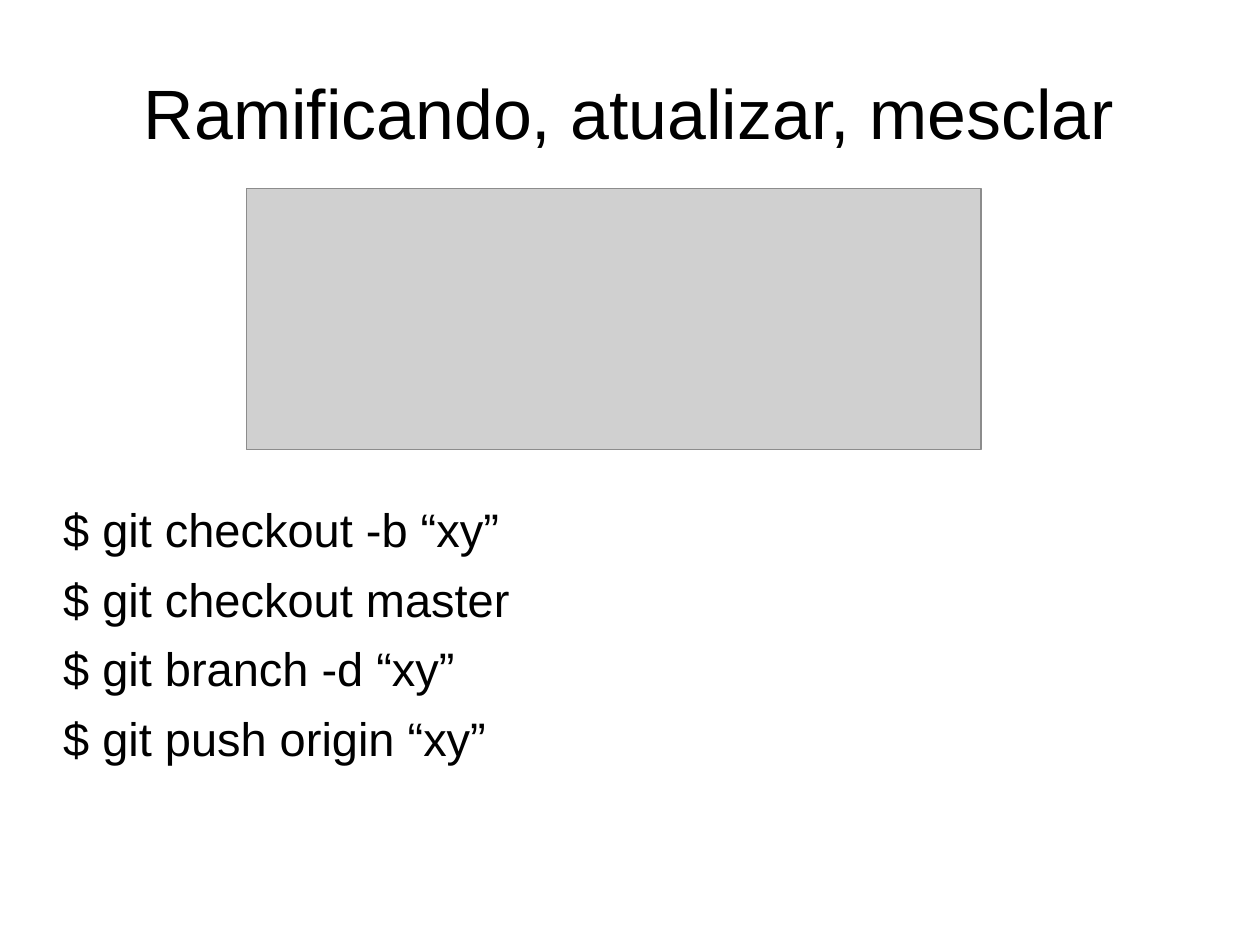
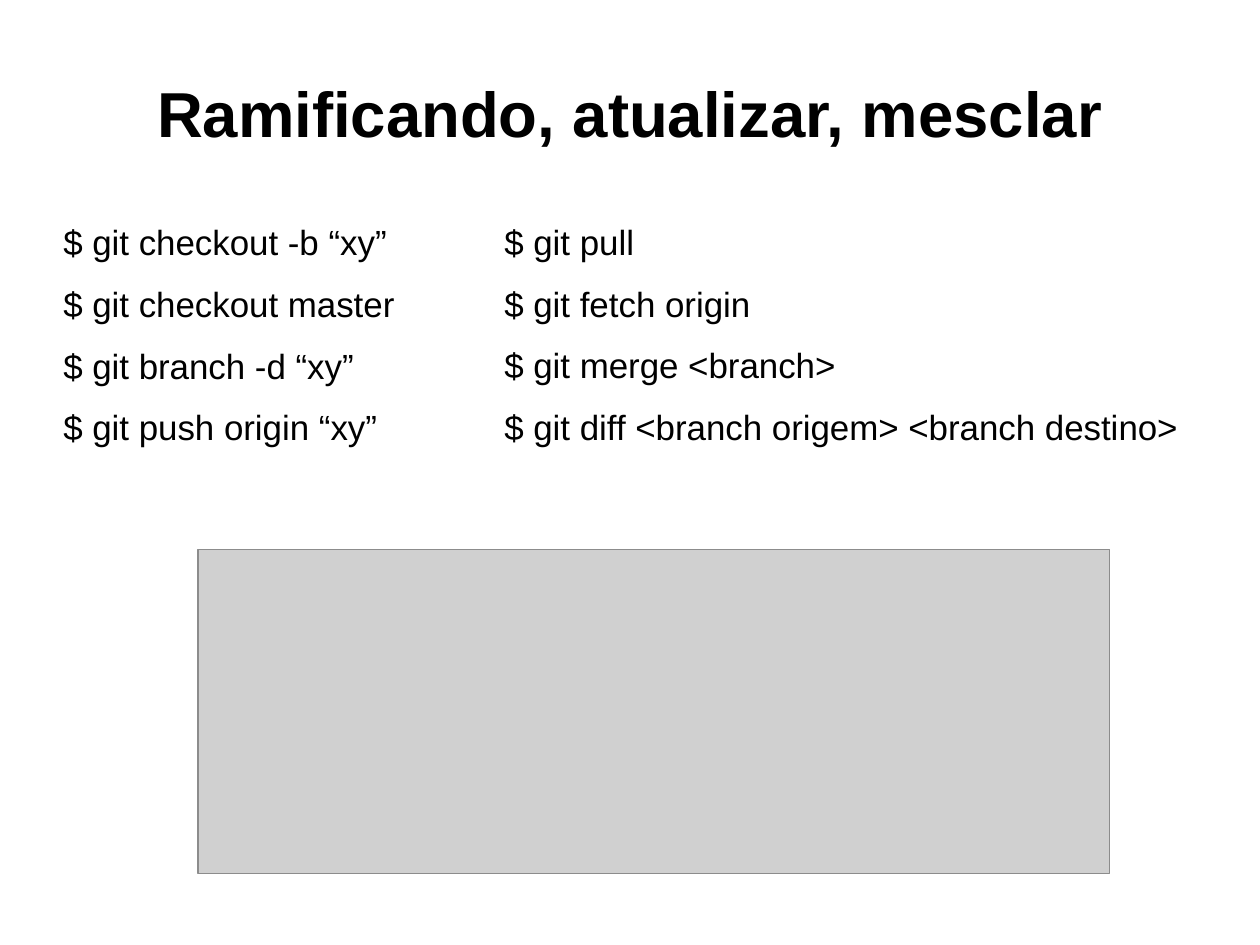
Before and after one commit to fcoedilson/engsoft, a slide deck: slide 22 of apresentacao_git_fa7_eng_soft/apresentacao_git_edilson_fa7.ppt (slide 21 before the commit). Drawn at 1260x945 pixels with LibreOffice and Linux fonts; fonts in the diff are those of the drawing; grey boxes stand for pictures. Boxes give left, top, right and bottom in pixels: in the first picture for what was removed or moved away, otherwise in the second. Text is boxed around its words. In the diff, an @@ line names an element or a change of style, - is before the commit and + after.

```diff
--- a/apresentacao_git_fa7_eng_soft/apresentacao_git_edilson_fa7.ppt
+++ b/apresentacao_git_fa7_eng_soft/apresentacao_git_edilson_fa7.ppt
@@ title "Ramificando, atualizar, mesclar" at bbox=[157, 91, 1102, 147]: size 44 to 40 pt, bold on @@
@@ text "$ git checkout -b “xy”": place and size @@
-text "$ git checkout -b “xy”" at bbox=[102, 513, 510, 765]
+text "$ git checkout -b “xy”" at bbox=[92, 229, 570, 447]
@@ text "$ git checkout -b “xy”" at bbox=[92, 229, 570, 447]: size 29.6 to 22 pt; line spacing 0.83 to 0.93 @@
@@ text added at bbox=[533, 229, 1178, 447], 22 pt, text #000000 @@
+$ git pull
+$ git fetch origin
+$ git merge <branch>
+$ git diff <branch origem> <branch destino>
@@ picture: place and size @@
-picture at bbox=[246, 189, 981, 449]
+picture at bbox=[198, 549, 1110, 874]
```
Also in this commit, not shown: 5 other slides changed, 2 slides added, 2 other files.
